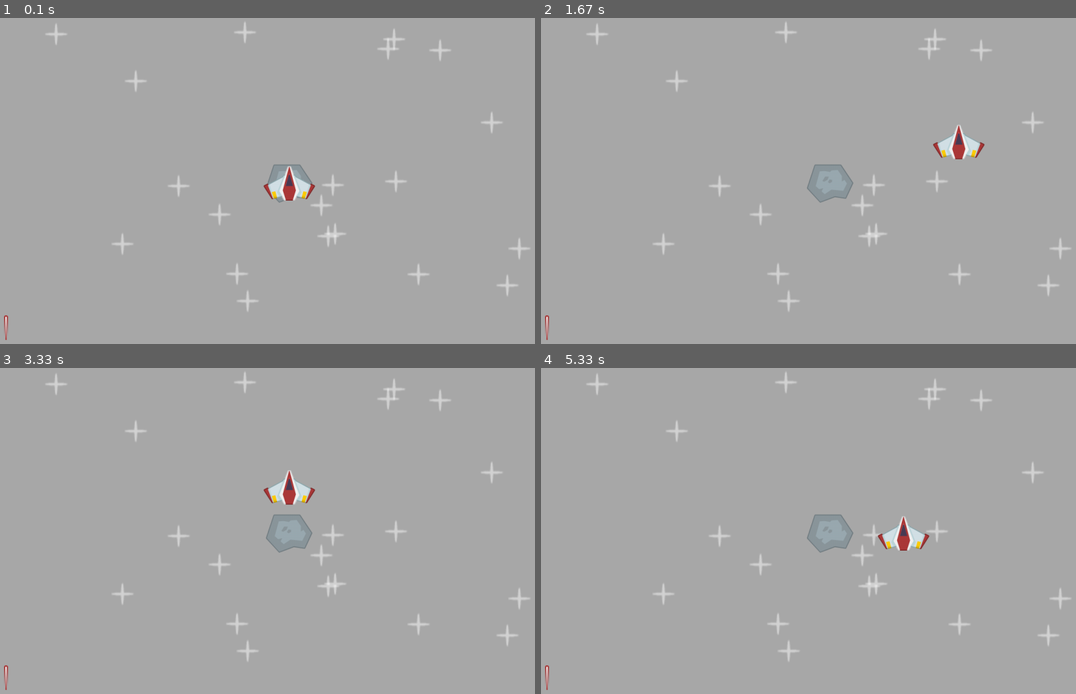
Above: before the commit, frames 1-4 (two rows, left to right).
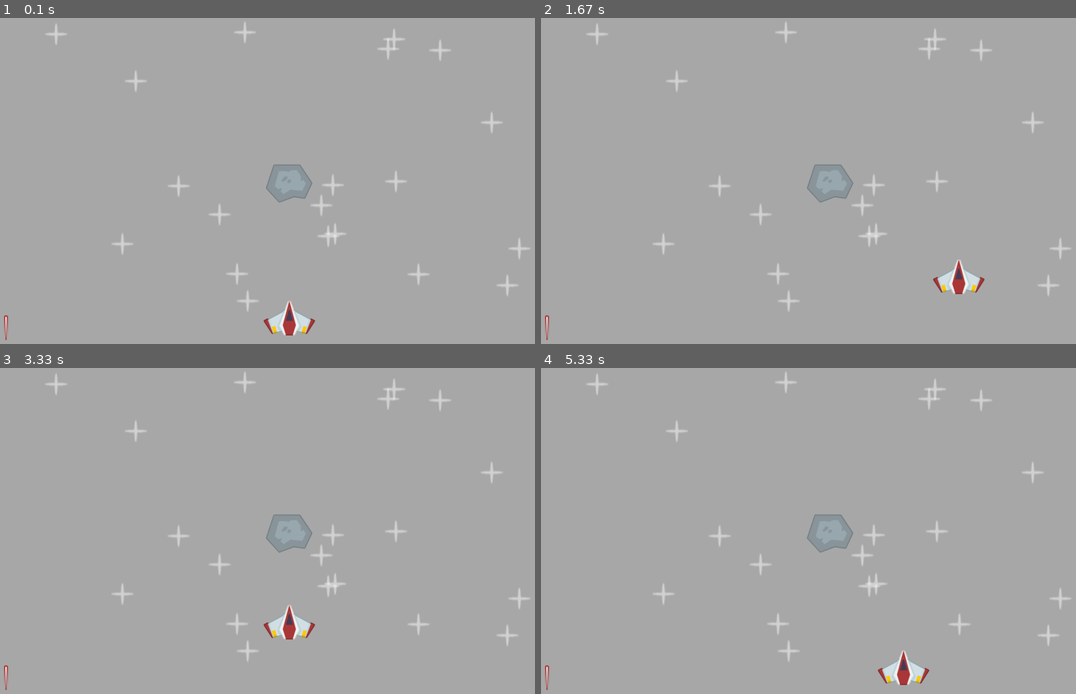
Above: after the commit, the same moments.

Repository: SZYMMIX/pygame-projects
Game: pygame game, started from Space Shooter/main.py
Same seed, same stepped clock (60 frames per second), same inputs: the game is played once before the commit and once after it.
Inputs:
- Up to frame 1 (0.1 s): no input
- Up to frame 2 (1.67 s): hold Right 0.33-0.8 s; hold Up 0.83-1.13 s; hold Right 1.17-1.63 s
- Up to frame 3 (3.33 s): hold Left 1.67-2.2 s; hold Down 2.23-2.53 s; hold Left 2.57-2.97 s; hold Up from 3 s (still down)
- Up to frame 4 (5.33 s): release Up at 3.37 s; hold Right 3.4-4.03 s; hold Down 4.07-4.43 s; hold Left 4.47-4.93 s; hold Right from 4.97 s (still down)

The runs differ from the first frame. In frame 1, 1.1% of the frame differs, in the area x 49-59%, y 45-98%; in frame 2, 1.0%; in frame 3, 1.1%; in frame 4, 1.1%.

Commit message:
Fix player position

Diff:
--- a/Space Shooter/main.py
+++ b/Space Shooter/main.py
@@ -10,10 +10,9 @@
 
 pygame.display.set_caption('Space Shooter')
 player_surf = pygame.image.load(join('Space Shooter', 'Assets', 'images', 'player.png')).convert_alpha()
-player_rect = player_surf.get_frect(center = (WINDOW_WIDTH / 2, WINDOW_HEIGHT / 2))
+player_rect = player_surf.get_frect(midbottom = (WINDOW_WIDTH / 2, WINDOW_HEIGHT - 30))
 player_direction = pygame.math.Vector2()
 player_speed = 300
-
 star_surf = pygame.image.load(join('Space Shooter', 'Assets', 'images', 'star.png')).convert_alpha()
 star_positions = [(random.randint(0, 1180), random.randint(0, 620)) for _ in range(20)]
 
